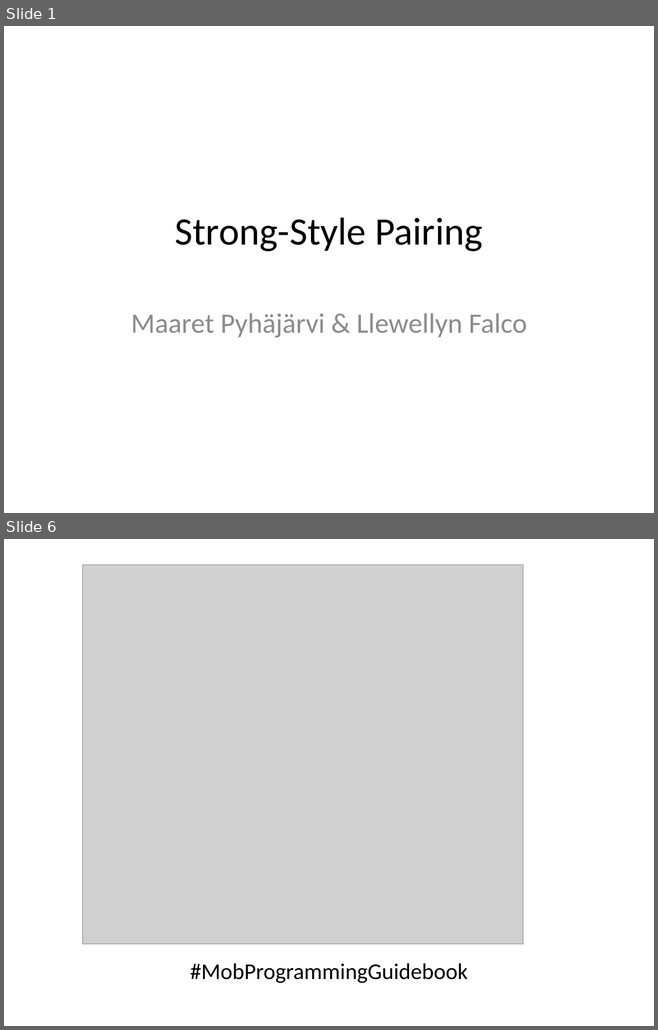
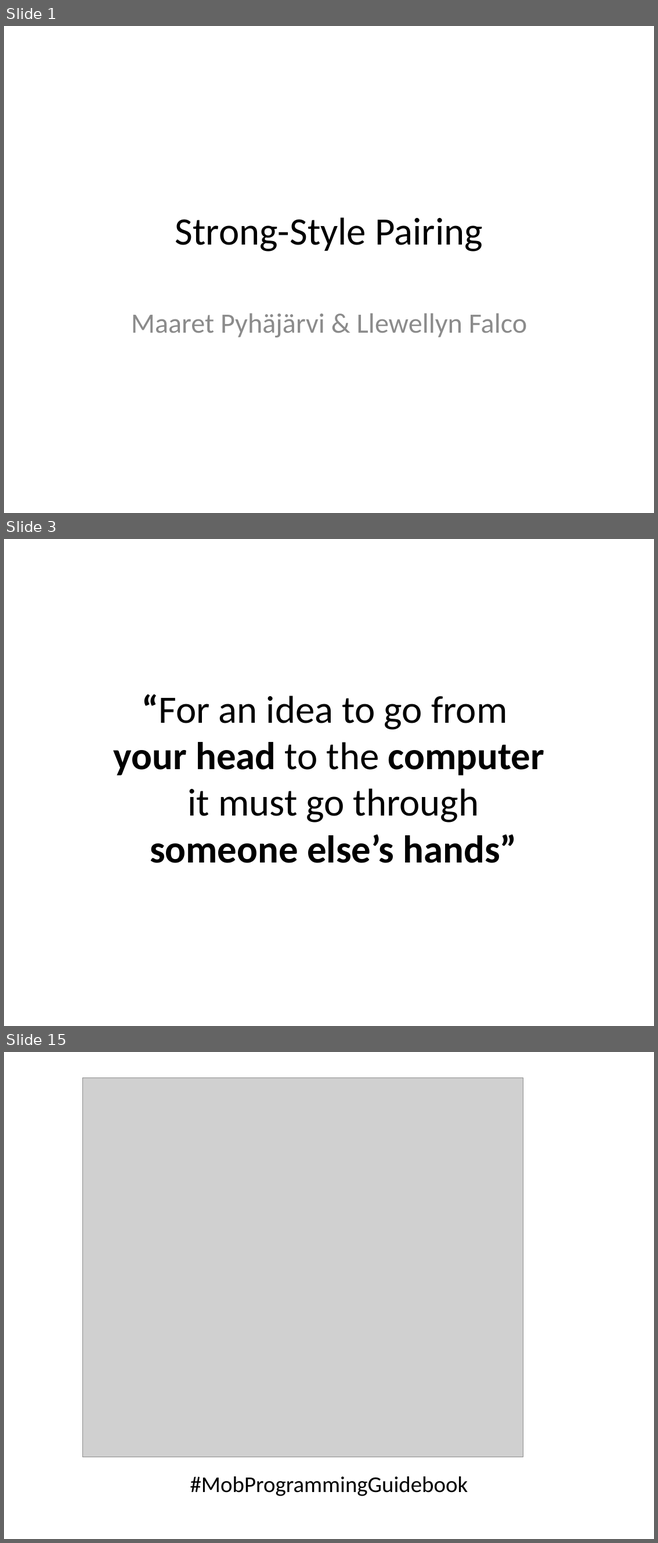
Before and after one commit to isidore/StrongStylePairingTalk, a slide deck: StrongStylePairing.pptx. Shown one above the other, each under a label of ours: slides 1 and 6 before the commit, slides 1, 3 and 15 after it; the slides between them are not shown. The pictures are 658x1030 and 658x1543 pixels, drawn with LibreOffice and Linux fonts; fonts in the diff are those of the drawing; grey boxes stand for pictures. Boxes give left, top, right and bottom in pixels: in the first picture for what was removed or moved away, otherwise in the second. Text is boxed around its words. In the diff, an @@ line names an element or a change of style, - is before the commit and + after.

```diff
--- a/StrongStylePairing.pptx
+++ b/StrongStylePairing.pptx
@@ slide 3 added at (4, 539, 654, 1026), background #FFFFFF @@
@@ title added at (114, 694, 544, 863), 43 pt, text #000000 @@
+“For an idea to go from
+your head to the computer
+it must go through
+someone else’s hands”
@@ what was slide 6 is now slide 15 @@
```
Also in this commit, not shown: 1 slide changed, 11 other slides added, 3 slides removed.
